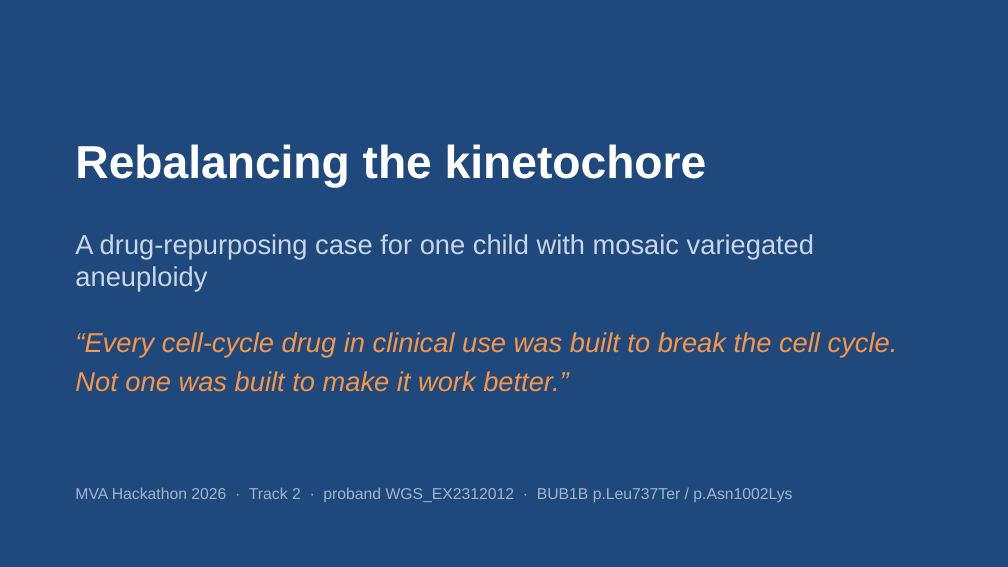
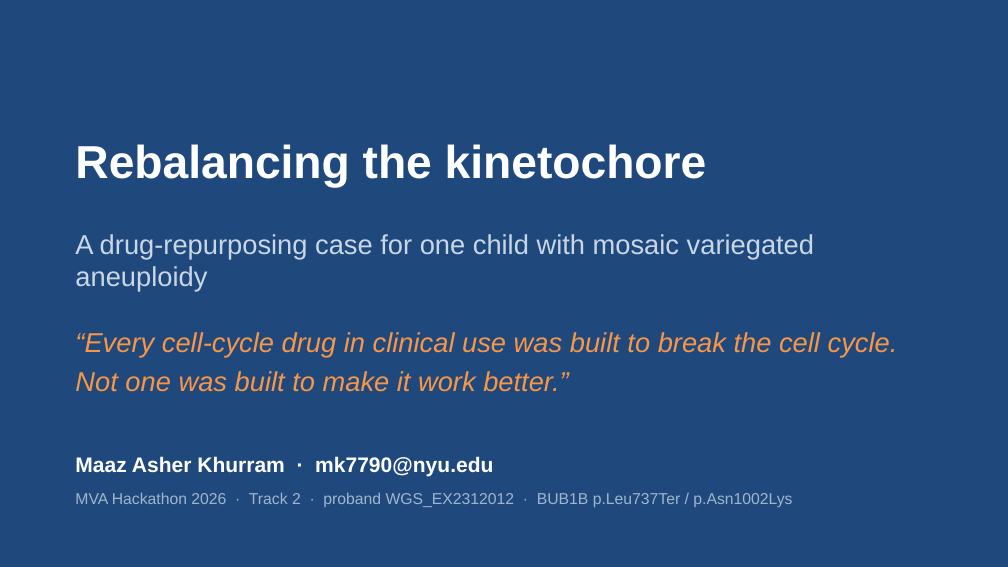
Before and after one commit to asheus/mva-track2-2026, a slide deck: slide 1 of docs/mva/MVA-Track2.pptx. Drawn at 1008x567 pixels with LibreOffice and Linux fonts; fonts in the diff are those of the drawing. Boxes give left, top, right and bottom in pixels: in the first picture for what was removed or moved away, otherwise in the second. Text is boxed around its words. In the diff, an @@ line names an element or a change of style, - is before the commit and + after.

```diff
--- a/docs/mva/MVA-Track2.pptx
+++ b/docs/mva/MVA-Track2.pptx
@@ text added at box(75, 456, 493, 476), 20 pt, text #FFFFFF, bold @@
+Maaz Asher Khurram · mk7790@nyu.edu
@@ text "MVA Hackathon 2026 · Track ...": place and size @@
-text "MVA Hackathon 2026 · Track ..." at box(75, 487, 792, 502)
+text "MVA Hackathon 2026 · Track ..." at box(75, 492, 792, 507)
```
Also in this commit, not shown: 1 other slide changed, 2 other files.
